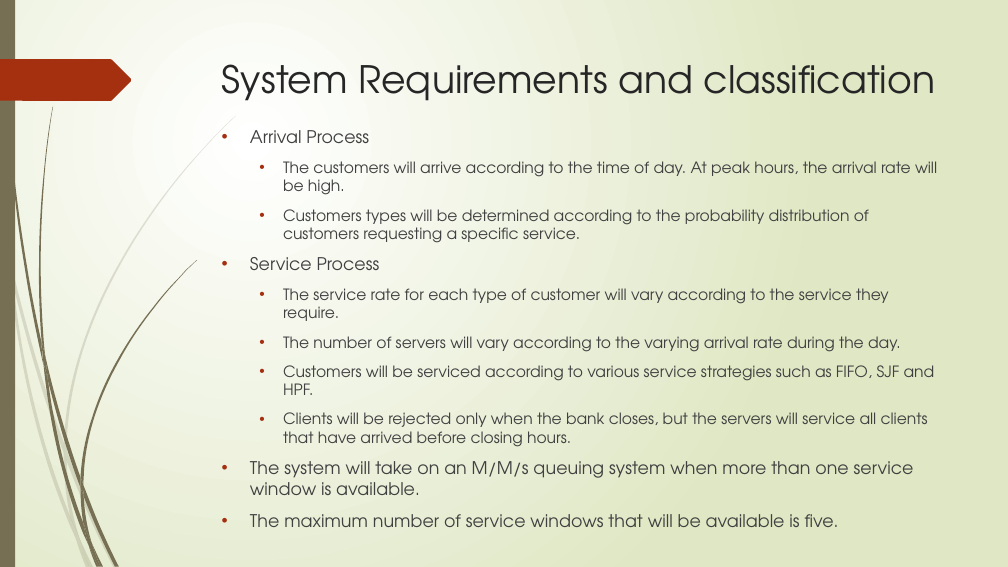
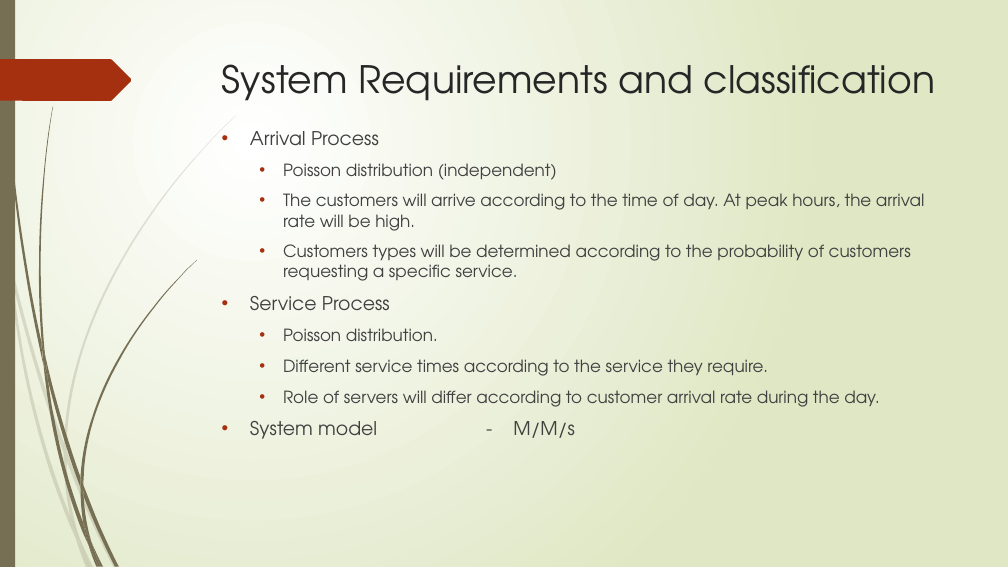
Before and after one commit to jrgouws/Research-Project, a slide deck: slide 4 of Prac2/Part 2/Presentation.pptx. Drawn at 1008x567 pixels with LibreOffice and Linux fonts; fonts in the diff are those of the drawing. Boxes give left, top, right and bottom in pixels: in the first picture for what was removed or moved away, otherwise in the second. Text is boxed around its words. In the diff, an @@ line names an element or a change of style, - is before the commit and + after.

```diff
--- a/Prac2/Part 2/Presentation.pptx
+++ b/Prac2/Part 2/Presentation.pptx
@@ text at [250, 131, 924, 310]: size 16.6 to 18 pt in "Arrival Process", "Service Process"; size 14.8 to 16 pt in "The customers will arrive according to the ..." @@
@@ text at [283, 163, 557, 180]: paragraph added @@
+  • Poisson distribution (independent)
@@ text at [283, 244, 911, 281]: text changed; size 14.8 to 16 pt @@
-  • Customers types will be determined according to the probability distribution of customers requesting a specific service.
+  • Customers types will be determined according to the probability of customers requesting a specific service.
@@ text at [250, 328, 879, 439]: text changed; size 14.8 to 16 pt @@
-  • The service rate for each type of customer will vary according to the service they require.
-  • The number of servers will vary according to the varying arrival rate during the day.
-  • Customers will be serviced according to various service strategies such as FIFO, SJF and HPF.
-  • Clients will be rejected only when the bank closes, but the servers will service all clients that have arrived before closing hours.
-• The system will take on an M/M/s queuing system when more than one service window is available.
-• The maximum number of service windows that will be available is five.
+  • Poisson distribution.
+  • Different service times according to the service they require.
+  • Role of servers will differ according to customer arrival rate during the day.
+• System model - M/M/s
```
Also in this commit, not shown: 4 other slides changed, 6 slides added, 5 slides removed, 15 other files.
